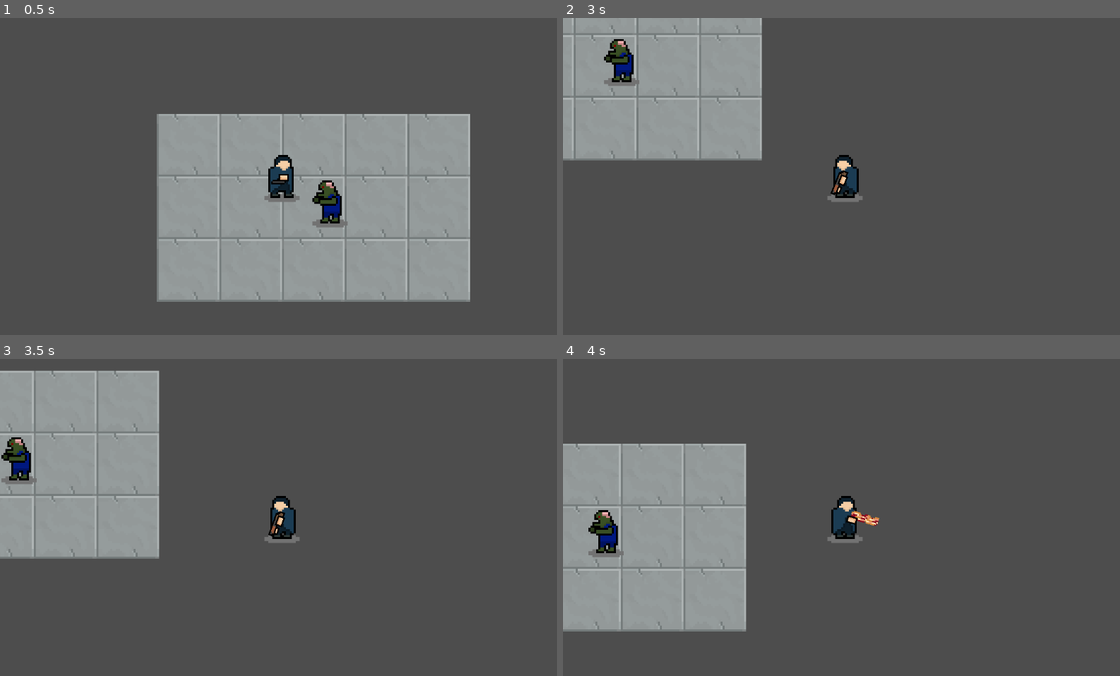
Above: before the commit, frames 1-4 (two rows, left to right).
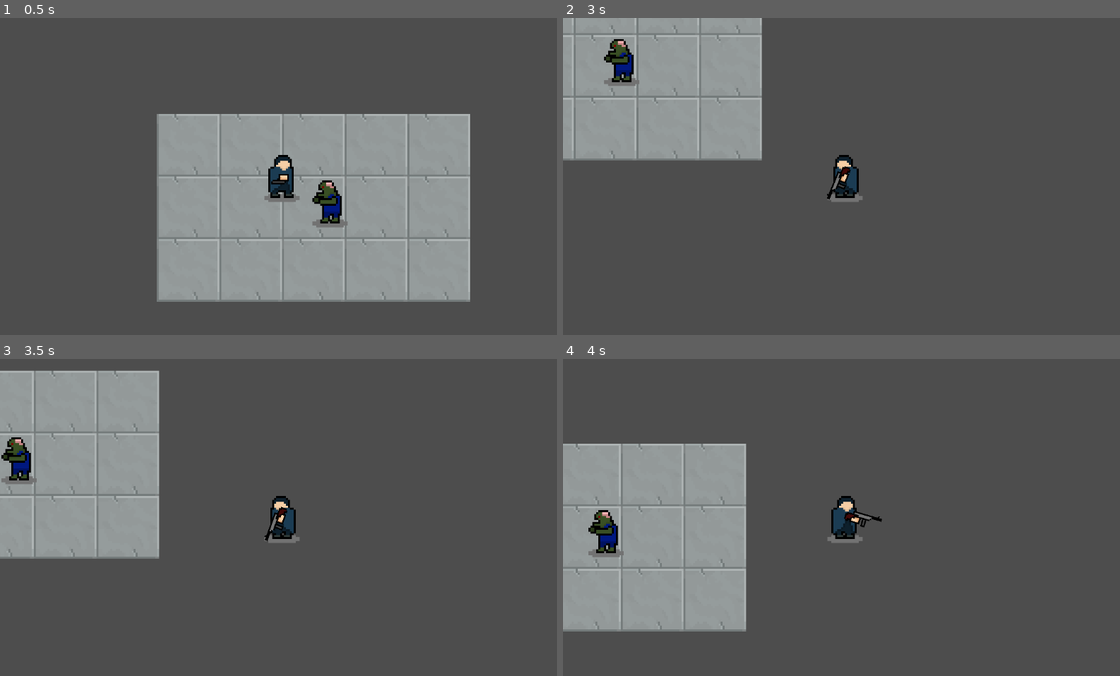
Above: after the commit, the same moments.

Repository: userbooi/Daydream-Toronto
Game: Godot game, scene res://Scenes/main.tscn
Same seed, same stepped clock (60 frames per second), same inputs: the game is played once before the commit and once after it.
Inputs (mouse positions are in pixels of both pictures, inside the frame that each line leads up to):
- Up to frame 1 (0.5 s): no input
- Up to frame 2 (3 s): tap Enter at 0.5 s; move the mouse to (969, 160) at 0.52 s; hold D (right) 0.53-1.28 s; click (969, 160) at 0.6 s; tap 1 (switch_weapon) at 0.8, 1.35, 2.3, 2.85 s; move the mouse to (730, 192) at 1.27 s; hold S (down) 1.28-2.03 s; click (730, 192) at 1.55 s; move the mouse to (902, 106) at 2.02 s; hold D (right) 2.03-2.78 s; click (902, 106) at 2.1 s; move the mouse to (819, 239) at 2.77 s; hold W (up) from 2.78 s (still down)
- Up to frame 3 (3.5 s): keep holding W (up); click (256, 580) at 3.05 s
- Up to frame 4 (4 s): move the mouse to (1014, 565) at 3.52 s; release W (up) at 3.53 s; hold A (left) from 3.53 s (still down); click (1014, 565) at 3.6 s; tap 1 (switch_weapon) at 3.8 s

Frame 1 is identical in both runs. In frame 2, 0.1% of the frame differs, in the area x 47-52%, y 46-58%; in frame 3, 0.1%; in frame 4, 0.2%, in the area x 50-58%, y 47-54%.
Error before the commit: Invalid access to property or key 'tommy' on a base object of type 'Dictionary'. (res://Scripts/guns.gd:98)
Error after the commit: Invalid access to property or key 'tommy' on a base object of type 'Dictionary'. (res://Scripts/guns.gd:100)

Commit message:
updated assets, fixed some stuff

Diff:
--- a/Scenes/guns.tscn
+++ b/Scenes/guns.tscn
@@ -14,5 +14,5 @@
 position = Vector2(4.26667, -1.26667)
 texture = ExtResource("2_4jqow")
 
-[node name="shootPoint" type="Marker2D" parent="."]
-position = Vector2(14.2667, -2.4)
+[node name="shootPoint" type="Marker2D" parent="Sprite2D"]
+position = Vector2(10, -1.13333)
--- a/Scripts/guns.gd
+++ b/Scripts/guns.gd
@@ -32,9 +32,9 @@
 	var bullet_instance = bullet.instantiate()
 
 	bullet_instance.scale = Vector2(0.15, 0.15)
-	bullet_instance.global_position = $shootPoint.global_position
-	bullet_instance.global_rotation = $shootPoint.global_rotation
-	bullet_instance.starting_point = $shootPoint.global_position
+	bullet_instance.global_position = $Sprite2D/shootPoint.global_position
+	bullet_instance.global_rotation = $Sprite2D/shootPoint.global_rotation
+	bullet_instance.starting_point = global_position
 	bullet_instance.speed = Game.gun_stats[Game.gun_names[Game.gun_num]][0]
 	bullet_instance.damage = Game.gun_stats[Game.gun_names[Game.gun_num]][1]
 	bullet_instance.maxrange = Game.gun_stats[Game.gun_names[Game.gun_num]][2]
@@ -44,42 +44,44 @@
 
 func detect_angle():
 	if (get_global_mouse_position().x < Game.player.position.x):
-		$Sprite2D.flip_v = true
+		#$Sprite2D.flip_v = true
+		$Sprite2D.scale = Vector2(1, -1)
 		position = Vector2(-5,0)
 		#$shootPoint.position.y =
 	else:
-		$Sprite2D.flip_v = false
+		#$Sprite2D.flip_v = false
+		$Sprite2D.scale = Vector2(1, 1)
 		position = Vector2(5, 0)
 
 func change_gun():
 	var offsetVector
 	var img = Game.crosshair_sprites[Game.gun_names[Game.gun_num]].get_image()
-	img.resize(img.get_width() * 3, img.get_height() * 3, Image.INTERPOLATE_NEAREST)  # scale ×2
+	img.resize(img.get_width() * 2, img.get_height() * 2, Image.INTERPOLATE_NEAREST)  # scale ×2
 	var scaled_tex := ImageTexture.create_from_image(img)
 
 	if Game.gun_num == 0:
 
 		$Sprite2D.position = Vector2(3.8, -1.2)
 		offsetVector = Vector2(0, 40)
-		$shootPoint.position = Vector2(9.8, -3.9)
+		$Sprite2D/shootPoint.position = Vector2(9.8, -3.9)
 
 	elif Game.gun_num == 1:
 
 		$Sprite2D.position = Vector2(4.533, -1.2)
 		offsetVector = Vector2(20, 12)
-		$shootPoint.position = Vector2(14.1, -1.8)
+		$Sprite2D/shootPoint.position = Vector2(14.1, -1.8)
 
 	elif Game.gun_num == 2:
 
 		$Sprite2D.position = Vector2(9.6, -1.2)
 		offsetVector = Vector2(20, 12)
-		$shootPoint.position = Vector2(22, -4.4)
+		$Sprite2D/shootPoint.position = Vector2(22, -4.4)
 
 	elif Game.gun_num == 3:
 
 		$Sprite2D.position = Vector2(6.467, -1.2)
 		offsetVector = Vector2(20, 12)
-		$shootPoint.position = Vector2(17, -4)
+		$Sprite2D/shootPoint.position = Vector2(17, -4)
 
 	elif Game.gun_num == 4:
 
Binary file added: Assets/crosshair/pc.png
Not shown, changed: Assets/crosshair/pc.png.import
Binary file changed: Assets/crosshair/pistol_crosshair.png
Not shown, changed: Assets/crosshair/pistol_crosshair.png.import
Binary file changed: Assets/crosshair/sawedoff_crosshair.png
Not shown, changed: Assets/crosshair/sawedoff_crosshair.png.import
Binary file added: Assets/crosshair/sc.png
Not shown, added: Assets/crosshair/sc.png.import
Binary file changed: Assets/crosshair/smg_crosshair.png
Not shown, changed: Assets/crosshair/smg_crosshair.png.import
Binary file added: Assets/crosshair/smgc.png
Not shown, added: Assets/crosshair/smgc.png.import
(and 7 more such lines)
